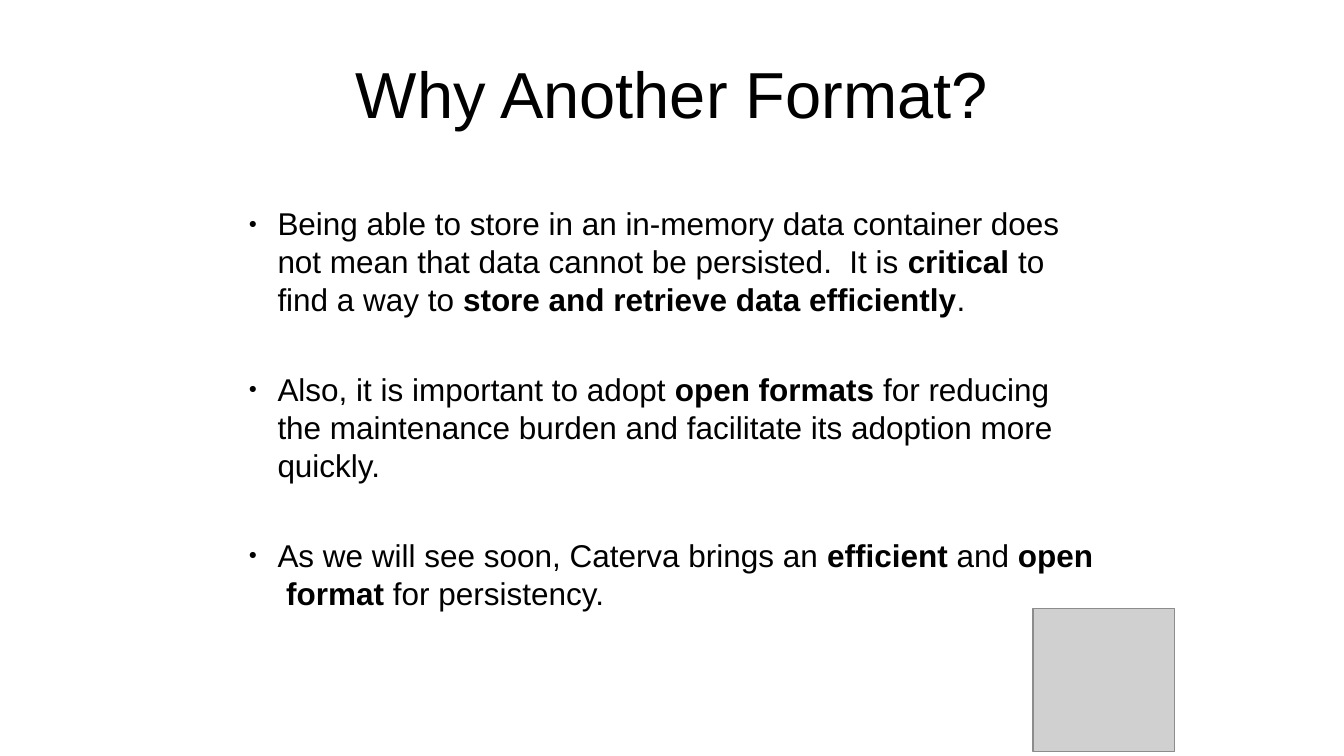
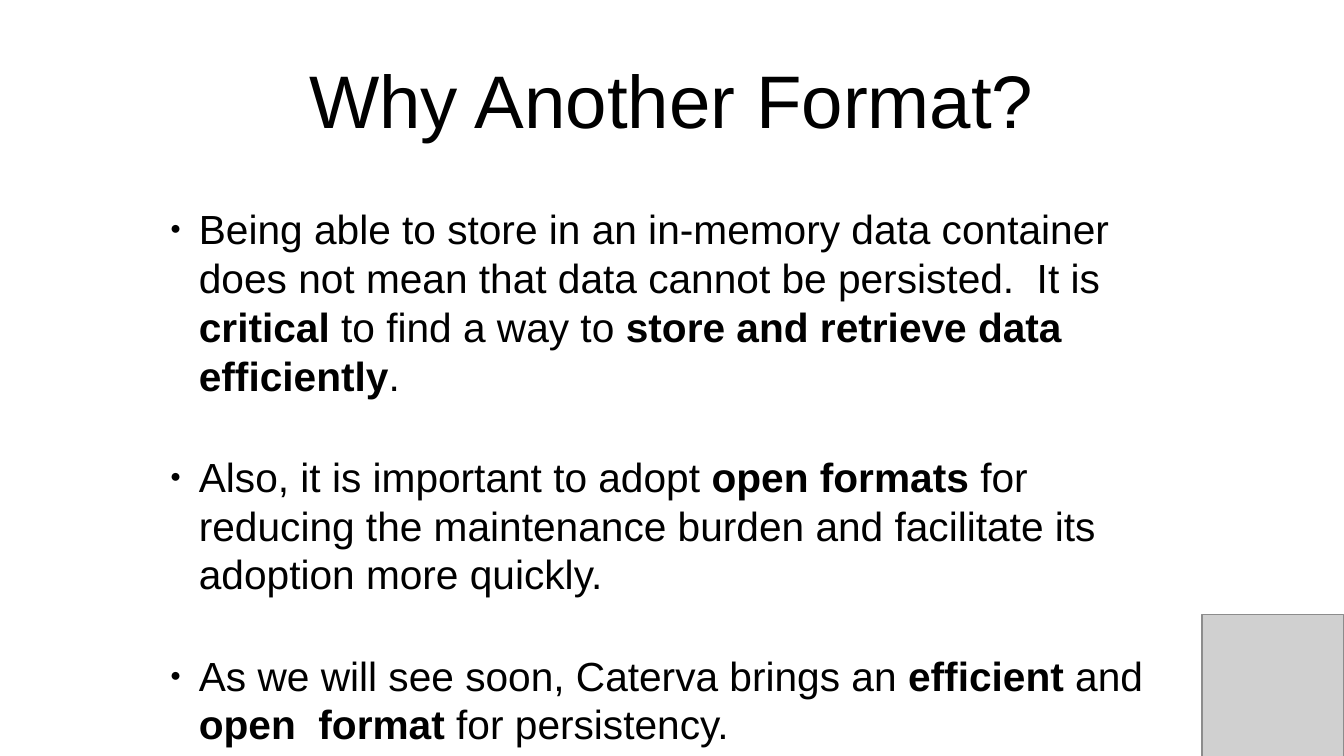
Before and after one commit to inaos/iron-array, a slide deck: slide 15 of decks/pyDataNyc2019.odp. Drawn at 1344x756 pixels with LibreOffice and Linux fonts; fonts in the diff are those of the drawing; grey boxes stand for pictures. Boxes give left, top, right and bottom in pixels: in the first picture for what was removed or moved away, otherwise in the second. Text is boxed around its words. In the diff, an @@ line names an element or a change of style, - is before the commit and + after.

Commit message:
Uniformization of the format

```diff
--- a/decks/pyDataNyc2019.odp
+++ b/decks/pyDataNyc2019.odp
@@ text "Why Another Format?" at bbox=[309, 74, 1033, 142]: size 38.4 to 44 pt @@
@@ text "Being able to store in ...": place and size @@
-text "Being able to store in ..." at bbox=[278, 212, 1093, 611]
+text "Being able to store in ..." at bbox=[199, 214, 1143, 698]
@@ text "Being able to store in ..." at bbox=[199, 214, 1143, 698]: size 18.6 to 24 pt @@
@@ picture: place and size @@
-picture at bbox=[1033, 609, 1174, 752]
+picture at bbox=[1203, 615, 1344, 756]
```
Also in this commit, not shown: 20 other slides changed, 1 slide added, 1 slide removed, 1 other file.
